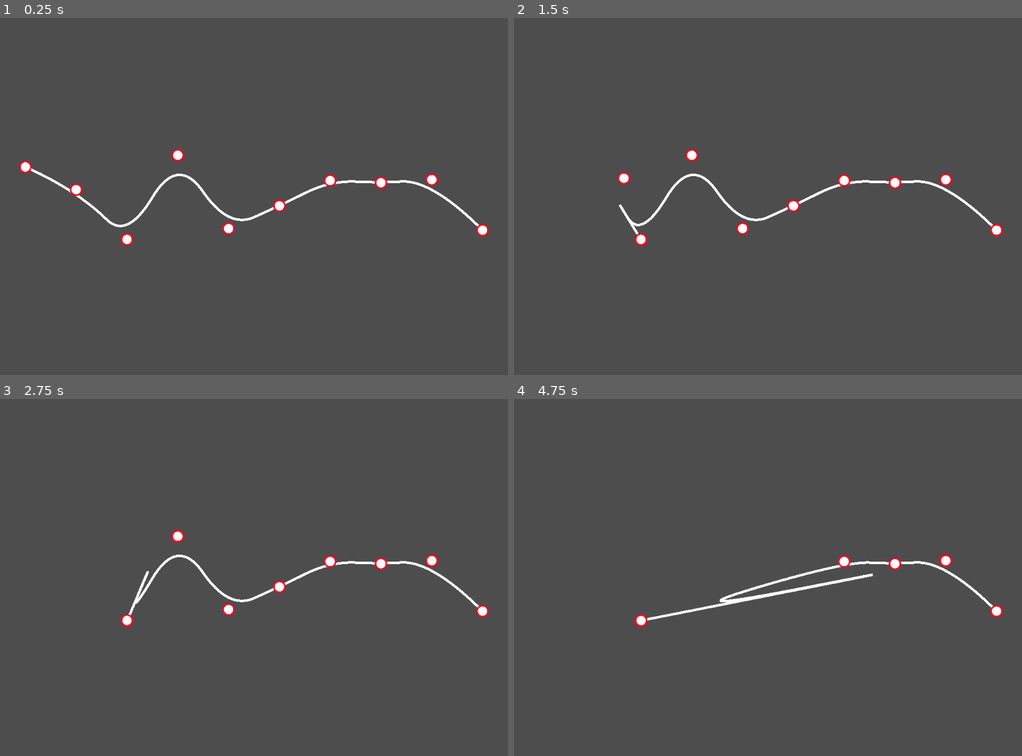
Above: before the commit, frames 1-4 (two rows, left to right).
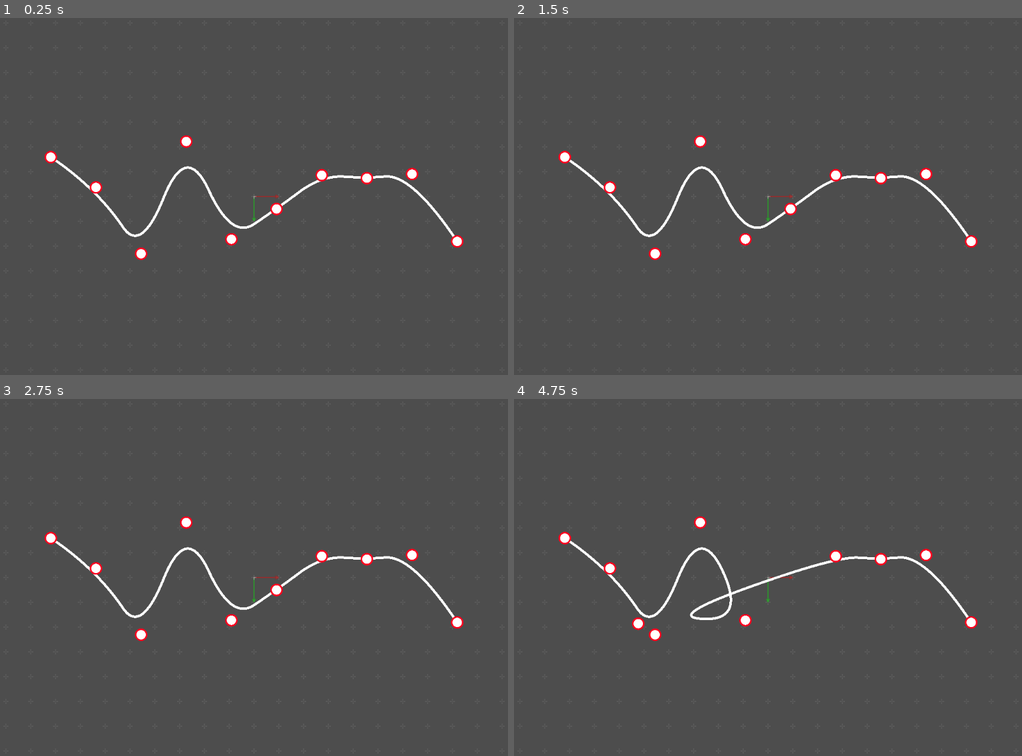
Above: after the commit, the same moments.

Repository: rapfamily4/B-spline-editor
Game: Godot game, scene res://scenes/editor.tscn
Same seed, same stepped clock (60 frames per second), same inputs: the game is played once before the commit and once after it. Before the commit the project starts from res://scenes/workbench/workbench.tscn.
Inputs (mouse positions are in pixels of both pictures, inside the frame that each line leads up to):
- Up to frame 1 (0.25 s): no input
- Up to frame 2 (1.5 s): tap Enter at 0.5 s; drag from (539, 167) to (641, 239) at 0.52 s; tap Space at 1.25 s; drag from (590, 189) to (691, 153) at 1.27 s
- Up to frame 3 (2.75 s): tap Enter at 2 s; move the mouse to (127, 620) at 2.02 s; click (127, 620) at 2.17 s
- Up to frame 4 (4.75 s): tap Space at 2.75, 4.25 s; drag from (691, 534) to (641, 620) at 2.77 s; tap Enter at 3.5 s; drag from (742, 609) to (945, 559) at 3.52 s; drag from (793, 588) to (641, 620) at 4.27 s

The runs differ from the first frame. In frame 1, 2.8% of the frame differs, in the area x 3-97%, y 32-68%; in frame 2, 2.6%; in frame 3, 2.6%; in frame 4, 2.7%.

Commit message:
Added camera panning and background.
Also tweaked the De Boor points' generation.

Diff:
--- a/project.godot
+++ b/project.godot
@@ -11,7 +11,9 @@
 [application]
 
 config/name="Generalized Spline Editor"
-run/main_scene="res://scenes/workbench/workbench.tscn"
+config/description="Simple demo in which you can edit a grade two B-spline evaluated with the De Boor - Cox algorithm."
+config/version="1.0"
+run/main_scene="res://scenes/editor.tscn"
 config/features=PackedStringArray("4.2", "GL Compatibility")
 config/icon="res://icon.svg"
 
@@ -19,7 +21,6 @@
 
 window/size/viewport_width=1024
 window/size/viewport_height=720
-window/size/resizable=false
 
 [dotnet]
 
--- a/scenes/control_point/control_point.tscn
+++ b/scenes/control_point/control_point.tscn
@@ -1,13 +1,13 @@
 [gd_scene load_steps=4 format=3 uid="uid://bxa3il3n3mmgh"]
 
 [ext_resource type="Texture2D" uid="uid://ckie8omhy4fh0" path="res://scenes/control_point/control_point_marker.png" id="1_cqwun"]
-[ext_resource type="Script" path="res://scenes/control_point/draggable.gd" id="1_lninv"]
+[ext_resource type="Script" path="res://scenes/draggable.gd" id="1_y8kwf"]
 
 [sub_resource type="CircleShape2D" id="CircleShape2D_4mv5g"]
 radius = 13.0
 
 [node name="ControlPoint" type="Marker2D"]
-script = ExtResource("1_lninv")
+script = ExtResource("1_y8kwf")
 
 [node name="Sprite2D" type="Sprite2D" parent="."]
 scale = Vector2(0.2, 0.2)
--- a/scenes/control_point/draggable.gd
+++ /dev/null
@@ -1,17 +0,0 @@
-extends Marker2D
-class_name Draggable
-
-signal control_point_moved
-
-var lifted: bool = false
-
-func _unhandled_input(event):
-	if event is InputEventMouseButton and not event.pressed:
-		lifted = false
-	if lifted and event is InputEventMouseMotion:
-		control_point_moved.emit()
-		position += event.relative
-
-func _input_event(_viewport, event, _shape_idx):
-	if event is InputEventMouseButton and event.pressed:
-		lifted = true
--- /dev/null
+++ b/scenes/draggable.gd
@@ -0,0 +1,26 @@
+extends Node2D
+class_name Draggable
+
+signal control_point_moved
+
+## The mouse button to press in order to drag the node around.
+@export var button_to_press: MouseButton = MOUSE_BUTTON_LEFT
+## If true, the node will then be dragged only if the cursor is over it.
+@export var mouse_must_be_over: bool = true
+## If true, then the mouse delta will be inverted.
+@export var invert_mouse_delta: bool = false
+
+var lifted: bool = false
+
+func _unhandled_input(event):
+	if !mouse_must_be_over:
+		_input_event(null, event, null)
+	if event is InputEventMouseButton and not event.pressed and event.button_index == button_to_press:
+		lifted = false
+	if lifted and event is InputEventMouseMotion:
+		control_point_moved.emit()
+		position += -event.relative if invert_mouse_delta else event.relative
+
+func _input_event(_viewport, event, _shape_idx):
+	if event is InputEventMouseButton and event.pressed and event.button_index == button_to_press:
+		lifted = true
--- /dev/null
+++ b/scenes/editor.tscn
@@ -0,0 +1,14 @@
+[gd_scene load_steps=3 format=3 uid="uid://c54q2t3y8qrgv"]
+
+[ext_resource type="PackedScene" uid="uid://c88kfao0yffie" path="res://scenes/workbench/workbench.tscn" id="1_0hxwl"]
+[ext_resource type="Script" path="res://scenes/draggable.gd" id="2_ahe6d"]
+
+[node name="Editor" type="Node2D"]
+
+[node name="Workbench" parent="." instance=ExtResource("1_0hxwl")]
+
+[node name="Camera2D" type="Camera2D" parent="."]
+script = ExtResource("2_ahe6d")
+button_to_press = 2
+mouse_must_be_over = false
+invert_mouse_delta = true
--- a/scenes/spline/spline.gd
+++ b/scenes/spline/spline.gd
@@ -18,11 +18,10 @@
 
 
 func _ready():
-	# Palcement is not parametrized: it needs refactoring.
 	var window_resolution: Vector2 = get_window().size
 	for i: int in range(CONTROL_POINTS_COUNT):
-		var new_x: float = i * window_resolution.x * 0.1 + window_resolution.x * 0.05
-		var new_y: float = randf_range(0, window_resolution.y * 0.3) + window_resolution.y * 0.35
+		var new_x: float = lerpf(-window_resolution.x * 0.4, window_resolution.x * 0.4, float(i) / float(CONTROL_POINTS_COUNT - 1))
+		var new_y: float = randf_range(-window_resolution.y * 0.2, window_resolution.y * 0.2)
 		add_control_point(Vector2(new_x, new_y))
 
 	generate_knots(true, true)
--- a/scenes/workbench/workbench.tscn
+++ b/scenes/workbench/workbench.tscn
@@ -1,7 +1,28 @@
-[gd_scene load_steps=2 format=3 uid="uid://c88kfao0yffie"]
+[gd_scene load_steps=4 format=3 uid="uid://c88kfao0yffie"]
 
 [ext_resource type="PackedScene" uid="uid://bmut4nt2aqqcq" path="res://scenes/spline/spline.tscn" id="1_qok6h"]
+[ext_resource type="Texture2D" uid="uid://d2ppp4fiuw6kp" path="res://scenes/workbench/origin.png" id="2_10mki"]
+[ext_resource type="Texture2D" uid="uid://dxngl5g0k70x" path="res://scenes/workbench/grid.png" id="3_s1a42"]
 
 [node name="Workbench" type="Node2D"]
 
 [node name="Spline" parent="." instance=ExtResource("1_qok6h")]
+
+[node name="Origin" type="Sprite2D" parent="."]
+modulate = Color(1, 1, 1, 0.392157)
+z_index = -1
+texture = ExtResource("2_10mki")
+
+[node name="Grid" type="ParallaxBackground" parent="."]
+
+[node name="ParallaxLayer" type="ParallaxLayer" parent="Grid"]
+motion_mirroring = Vector2(2000, 2000)
+
+[node name="GridSprite" type="Sprite2D" parent="Grid/ParallaxLayer"]
+modulate = Color(1, 1, 1, 0.392157)
+z_index = -2
+texture_repeat = 2
+texture = ExtResource("3_s1a42")
+centered = false
+region_enabled = true
+region_rect = Rect2(0, 0, 2000, 2000)
Binary file added: scenes/workbench/grid.png
Not shown, added: scenes/workbench/grid.png.import
Binary file added: scenes/workbench/origin.png
Not shown, added: scenes/workbench/origin.png.import
